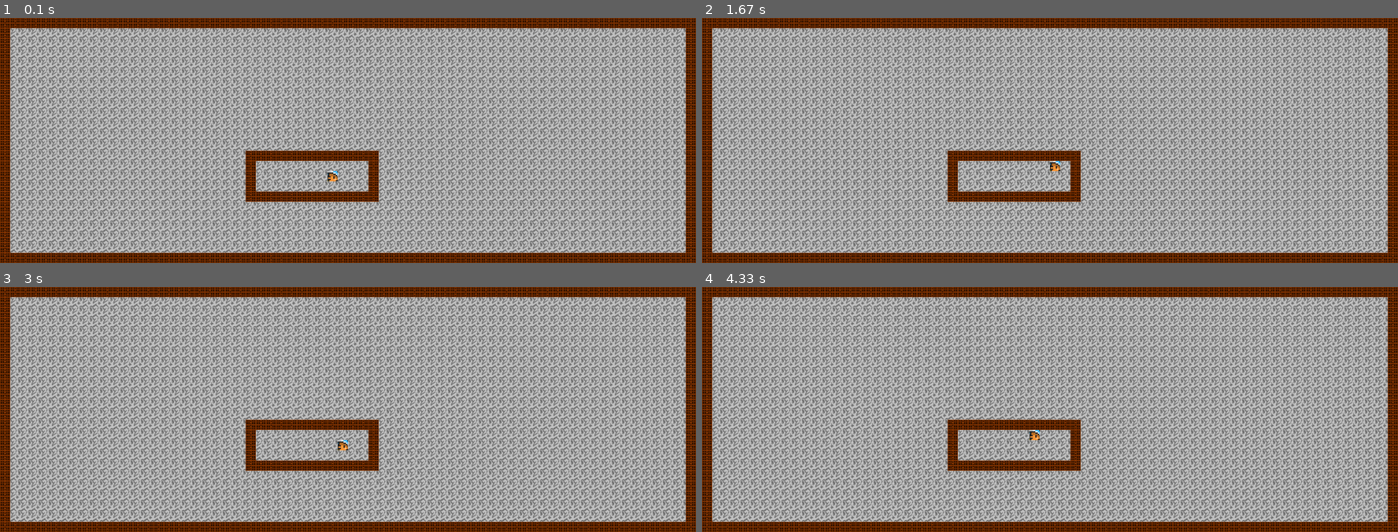
Above: before the commit, frames 1-4 (two rows, left to right).
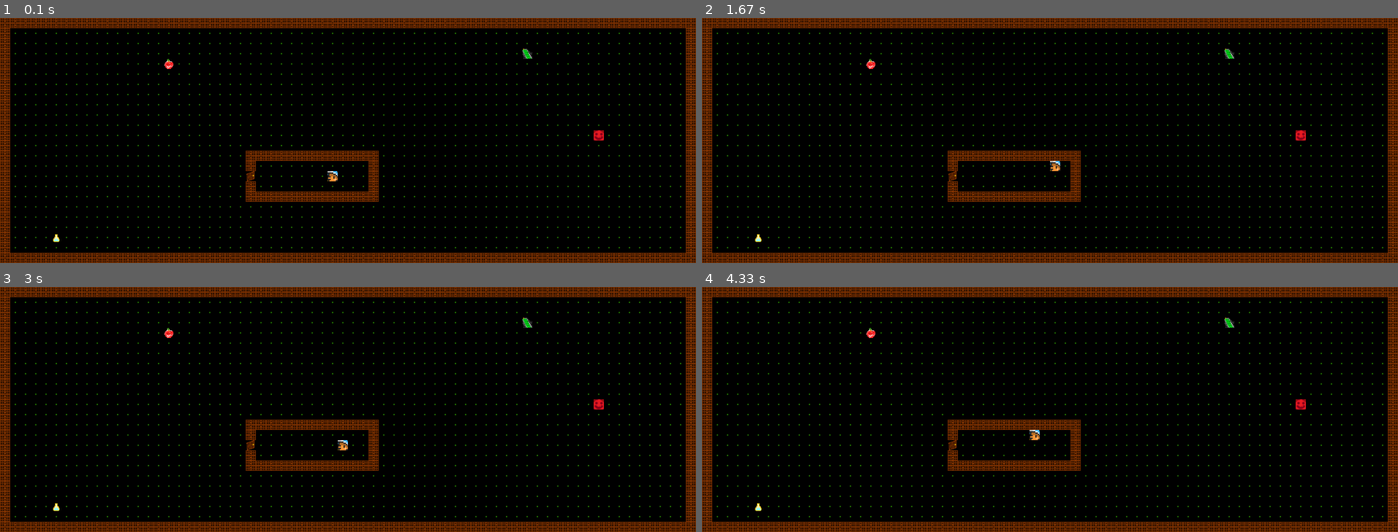
Above: after the commit, the same moments.

Repository: LouisJustinTALLOT/Hackathon-Bellon-Gstalter-Tallot
Game: pygame game, started from main.py
Same seed, same stepped clock (60 frames per second), same inputs: the game is played once before the commit and once after it.
Inputs:
- Up to frame 1 (0.1 s): no input
- Up to frame 2 (1.67 s): hold Right 0.33-0.8 s; hold Up 0.83-1.13 s; hold Right from 1.17 s (still down)
- Up to frame 3 (3 s): release Right at 1.72 s; hold Left 1.75-2.42 s; hold Down from 2.45 s (still down)
- Up to frame 4 (4.33 s): release Down at 3.27 s; hold Left 3.3-4.22 s; hold Up from 4.25 s (still down)

The runs differ from the first frame. In frame 1, 87% of the frame differs, in the area x 1-99%, y 4-96%; in frame 2, 87%; in frame 3, 87%; in frame 4, 87%.

Commit message:
nouveaux objets et images associées

Diff:
--- a/levels/level_1.txt
+++ b/levels/level_1.txt
@@ -1,24 +1,24 @@
 ####################################################################
+#                                                                  #
+#                                                                  #
+#                                                  E               #
+#               o                                                  #
 #                                                                  #
 #                                                                  #
 #                                                                  #
 #                                                                  #
 #                                                                  #
 #                                                                  #
-#                                                                  #
-#                                                                  #
-#                                                                  #
-#                                                                  #
-#                                                                  #
+#                                                         M        #
 #                                                                  #
 #                       #############                              #
 #                       #           #                              #
-#                       #       @   #                              #
+#                       P       @   #                              #
 #                       #           #                              #
 #                       #############                              #
 #                                                                  #
 #                                                                  #
 #                                                                  #
-#                                                                  #
+#    h                                                             #
 #                                                                  #
 ####################################################################
--- a/main.py
+++ b/main.py
@@ -19,7 +19,15 @@
 perso = heros.Heros(x0, y0)
 clock = pg.time.Clock()
 running = True
-images = [pg.image.load("images/sol.png"), pg.image.load("images/heros.png"), pg.image.load("images/mur.png")] #images à afficher
+images = [pg.image.load("images/sol.png"),
+          pg.image.load("images/heros.png"),
+          pg.image.load("images/mur.png"),
+          pg.image.load("images/escalier.png"),
+          pg.image.load("images/pomme.png"),
+          pg.image.load("images/monstre.png"),
+          pg.image.load("images/porte.png"),
+          pg.image.load("images/potion.png")
+] #images à afficher
 has_changed = True
 while running:
     # clock.tick(1)
--- a/src/get_levels.py
+++ b/src/get_levels.py
@@ -29,6 +29,13 @@
 
     if car == 'M': #monstre
         return 5
+
+    if car == "P": # porte
+        return 6
+
+    if car == "h": #potion (healing)
+        return 7
+
     return 0
 
 class Level:
Binary file added: images/escalier.png
Binary file added: images/pomme.png
Binary file added: images/porte.png
Binary file changed: images/potion.png
Binary file changed: images/sol.png
Binary file added: images/sol_Judith.png
